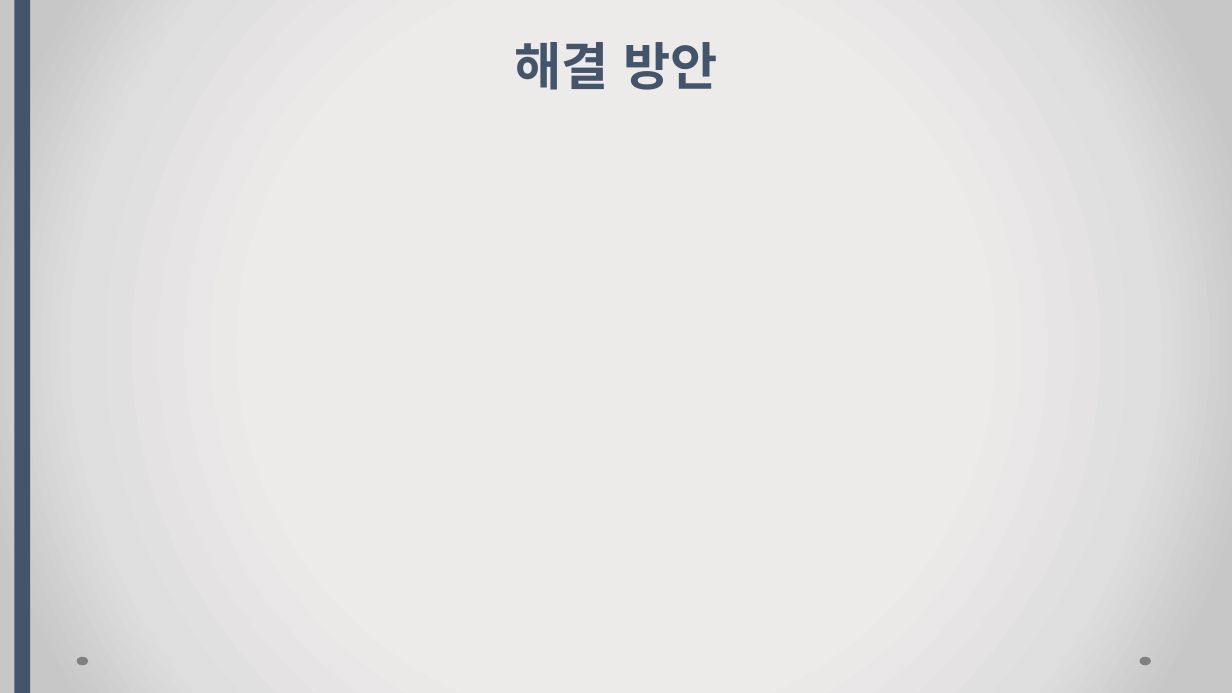
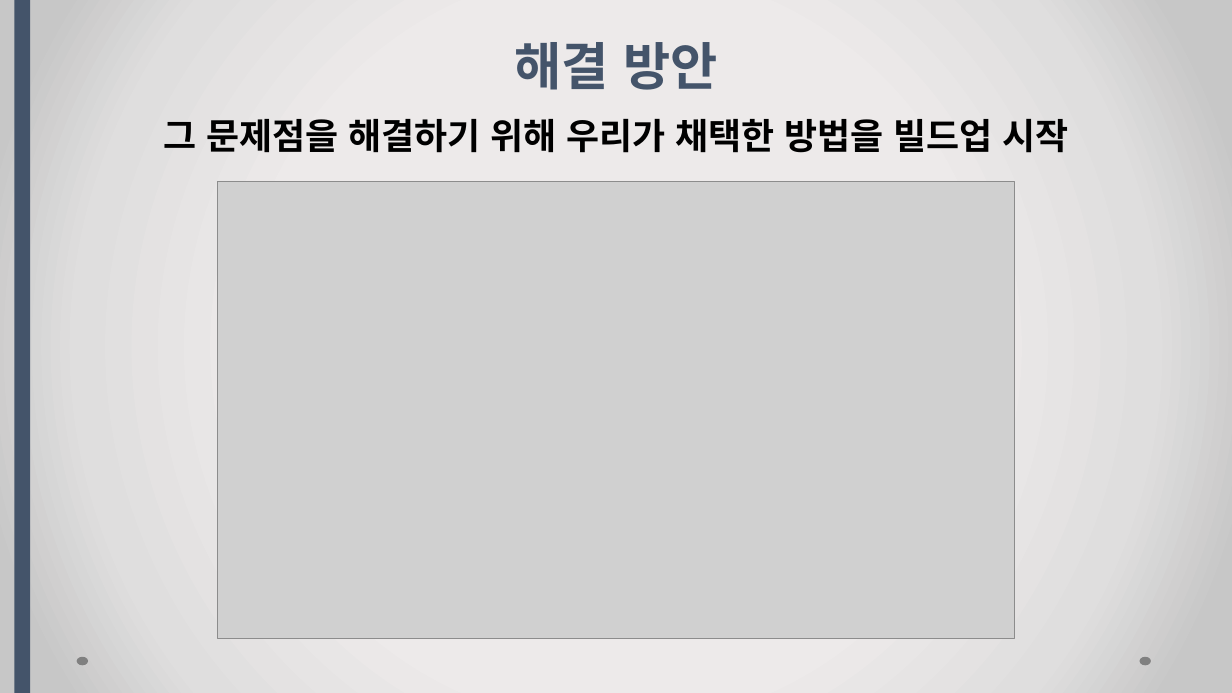
Before and after one commit to ParkBK/BAEUME, a slide deck: slide 7 of 박병근/지원사업/사회적기업/업무 회의 제목.pptx (slide 6 before the commit). Drawn at 1232x693 pixels with LibreOffice and Linux fonts; fonts in the diff are those of the drawing; grey boxes stand for pictures. Boxes give left, top, right and bottom in pixels: in the first picture for what was removed or moved away, otherwise in the second. Text is boxed around its words. In the diff, an @@ line names an element or a change of style, - is before the commit and + after.

```diff
--- a/박병근/지원사업/사회적기업/업무 회의 제목.pptx
+++ b/박병근/지원사업/사회적기업/업무 회의 제목.pptx
@@ title at (163,42,1069,153): text changed; size 40 to 28 pt; text colour #44546A to #000000 @@
-해결 방안
+해결 방안
+그 문제점을 해결하기 위해 우리가 채택한 방법을 빌드업 시작
@@ picture added at (218,181,1015,639) @@
```
Also in this commit, not shown: 3 other slides changed, 2 slides added, 1 other file.
